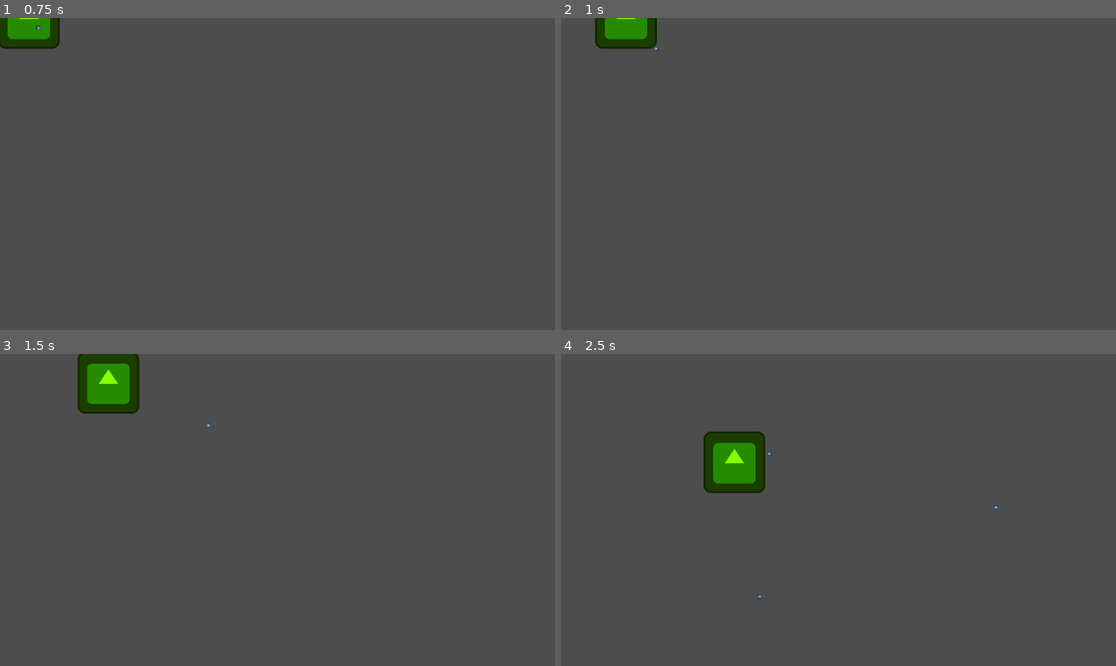
Above: before the commit, frames 1-4 (two rows, left to right).
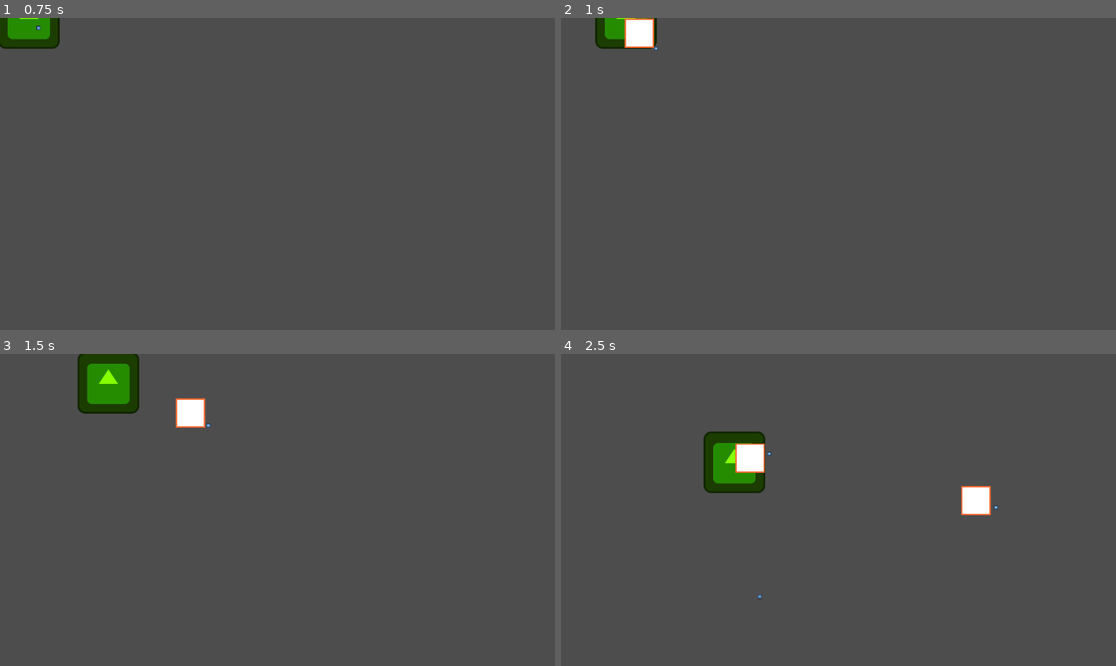
Above: after the commit, the same moments.

Repository: pingram-3/citrus-hack-2025
Game: Godot game, scene res://node_2d.tscn
The game is run twice, just before and just after one commit, with the same random seed, the same clock (stepped at 60 frames per second) and the same inputs. The engine's default icon, where the game draws it, is replaced by a stand-in: a white triangle on a blue panel in a dark square.
Inputs (mouse positions are in pixels of both pictures, inside the frame that each line leads up to):
- Up to frame 1 (0.75 s): tap Enter at 0.5 s; move the mouse to (399, 158) at 0.52 s; hold D (right) from 0.53 s (still down); click (399, 158) at 0.6 s
- Up to frame 2 (1 s): keep holding D (right); right-click (960, 158) at 0.8 s
- Up to frame 3 (1.5 s): move the mouse to (166, 525) at 1.27 s; release D (right) at 1.28 s; hold S (down) from 1.28 s (still down); right-click (166, 525) at 1.35 s
- Up to frame 4 (2.5 s): click (727, 525) at 1.55 s; move the mouse to (894, 441) at 2.02 s; release S (down) at 2.03 s; hold D (right) from 2.03 s (still down); click (894, 441) at 2.1 s; right-click (894, 441) at 2.3 s

Frame 1 is identical in both runs. In frame 2, 0.5% of the frame differs, in the area x 11-17%, y 0-10%; in frame 3, 0.5%; in frame 4, 1.0%, in the area x 31-78%, y 28-52%.

Commit message:
FIREBALL

Diff:
--- a/area_2d.gd
+++ b/area_2d.gd
@@ -9,7 +9,7 @@
 	connect("area_entered", Callable(self, "_on_area_entered"))
 	connect("body_entered", Callable(self, "_on_body_entered"))
 
-func launchProjectile(origin: Vector2, targetPosition: Vector2):
+func launch_projectile(origin: Vector2, targetPosition: Vector2):
 	global_position = origin
 	direction = (targetPosition - origin).normalized()
 
--- a/character_body_2d.gd
+++ b/character_body_2d.gd
@@ -4,10 +4,18 @@
 var speed = 300.0
 var hearts = 3
 @export var fire_rate := 0.2
+@export var selected_ability := "fireball"
+@export var ability_cooldown := 1.0
+var can_use_ability := true
 var isShooting = false
 var targetPosition: Vector2
 var shootDirection: Vector2
 var preloadm1 = preload("res://projectile.tscn")
+
+var ability_projectiles := {
+	"fireball": preload("res://fireball.tscn"),
+	# add lightning, ice, etc later
+}
 
 func read_input():
 	var movement = Input.get_vector("left", "right", "up", "down")
@@ -17,6 +25,7 @@
 	read_input()
 	move_and_slide()
 	_shoot()
+	_secondspell()
 
 func _shoot():
 	if Input.is_action_just_pressed("left click") and not isShooting:
@@ -26,8 +35,33 @@
 		shootDirection = (targetPosition - global_position).normalized()
 
 		var m1 = preloadm1.instantiate()
-		m1.launchProjectile(global_position, targetPosition)
+		m1.launch_projectile(global_position, targetPosition)
 		get_parent().add_child(m1)
 
 		await get_tree().create_timer(fire_rate).timeout
 		isShooting = false
+
+func _secondspell():
+	if not Input.is_action_just_pressed("right click"):
+		return
+
+	if selected_ability == "none":
+		return
+
+	if not can_use_ability:
+		return
+
+	var scene = ability_projectiles.get(selected_ability, null)
+	if scene == null:
+		return
+
+	can_use_ability = false
+
+	var ability_proj = scene.instantiate()
+	var target = get_global_mouse_position()
+	ability_proj.launchProjectile(global_position, target)
+	get_parent().add_child(ability_proj)
+
+	# cooldown timer
+	await get_tree().create_timer(ability_cooldown).timeout
+	can_use_ability = true
--- /dev/null
+++ b/fireball.gd
@@ -0,0 +1,34 @@
+extends Area2D
+
+@export var projectile_speed = 500
+@export var damage = 10
+
+var direction: Vector2
+var transformed := false
+
+func _ready():
+	$CharacterBody2D/afterexplosion.hide()
+	connect("body_entered", Callable(self, "_on_body_entered"))
+
+func launchProjectile(origin: Vector2, targetPosition: Vector2):
+	global_position = origin
+	direction = (targetPosition - origin).normalized()
+
+func _physics_process(delta):
+	if not transformed:
+		global_position += direction * projectile_speed * delta
+
+func _on_body_entered(body):
+	if body.is_in_group("Enemy") and not transformed:
+		body.take_damage(damage)
+		damage_all_enemies()
+		transformed = true
+		projectile_speed = 0
+		$CharacterBody2D/beforeexplosion.hide()
+		$CharacterBody2D/afterexplosion.show()
+		await get_tree().create_timer(0.4).timeout
+		queue_free()
+
+func damage_all_enemies():
+	for enemy in get_tree().get_nodes_in_group("Enemy"):
+		enemy.take_damage(damage * 2)
--- /dev/null
+++ b/fireball.tscn
@@ -0,0 +1,28 @@
+[gd_scene load_steps=5 format=3 uid="uid://bc5gtyu48orf4"]
+
+[ext_resource type="Script" uid="uid://djboe4xil4gcu" path="res://fireball.gd" id="1_wdani"]
+[ext_resource type="Texture2D" uid="uid://gb3bmqmsh1ug" path="res://beforefireball.png" id="2_nix7o"]
+[ext_resource type="Texture2D" uid="uid://byiqajmdlba6b" path="res://explosion.png" id="3_m4vqi"]
+
+[sub_resource type="CircleShape2D" id="CircleShape2D_wdani"]
+radius = 47.100956
+
+[node name="FIREBALL_" type="Area2D"]
+collision_layer = 2
+collision_mask = 4
+script = ExtResource("1_wdani")
+
+[node name="CollisionShape2D" type="CollisionShape2D" parent="."]
+position = Vector2(0.5, -0.5)
+shape = SubResource("CircleShape2D_wdani")
+
+[node name="CharacterBody2D" type="CharacterBody2D" parent="."]
+
+[node name="beforeexplosion" type="Sprite2D" parent="CharacterBody2D"]
+scale = Vector2(0.305, 0.305)
+texture = ExtResource("2_nix7o")
+
+[node name="afterexplosion" type="Sprite2D" parent="CharacterBody2D"]
+visible = false
+scale = Vector2(0.595, 0.595)
+texture = ExtResource("3_m4vqi")
--- a/node_2d.tscn
+++ b/node_2d.tscn
@@ -22,6 +22,34 @@
 [node name="CollisionShape2D" type="CollisionShape2D" parent="Player"]
 shape = SubResource("RectangleShape2D_0hol4")
 
+[node name="Enemy2" type="CharacterBody2D" parent="." groups=["Enemy"]]
+position = Vector2(-398, 140)
+collision_layer = 4
+script = ExtResource("1_0e48y")
+
+[node name="Sprite2D" type="Sprite2D" parent="Enemy2"]
+modulate = Color(1, 0, 0, 1)
+position = Vector2(286, -287)
+texture = ExtResource("2_epypp")
+
+[node name="CollisionShape2D" type="CollisionShape2D" parent="Enemy2"]
+position = Vector2(285, -288)
+shape = SubResource("RectangleShape2D_0hol4")
+
+[node name="Enemy3" type="CharacterBody2D" parent="." groups=["Enemy"]]
+position = Vector2(-398, 140)
+collision_layer = 4
+script = ExtResource("1_0e48y")
+
+[node name="Sprite2D" type="Sprite2D" parent="Enemy3"]
+modulate = Color(1, 0, 0, 1)
+position = Vector2(0, 2)
+texture = ExtResource("2_epypp")
+
+[node name="CollisionShape2D" type="CollisionShape2D" parent="Enemy3"]
+position = Vector2(-1, 1)
+shape = SubResource("RectangleShape2D_0hol4")
+
 [node name="Enemy" type="CharacterBody2D" parent="." groups=["Enemy"]]
 position = Vector2(-239, 16)
 collision_layer = 4
Binary file added: beforefireball.png
Not shown, added: beforefireball.png.import
Binary file added: explosion.png
Not shown, added: explosion.png.import
Not shown, added: fireball.gd.uid
